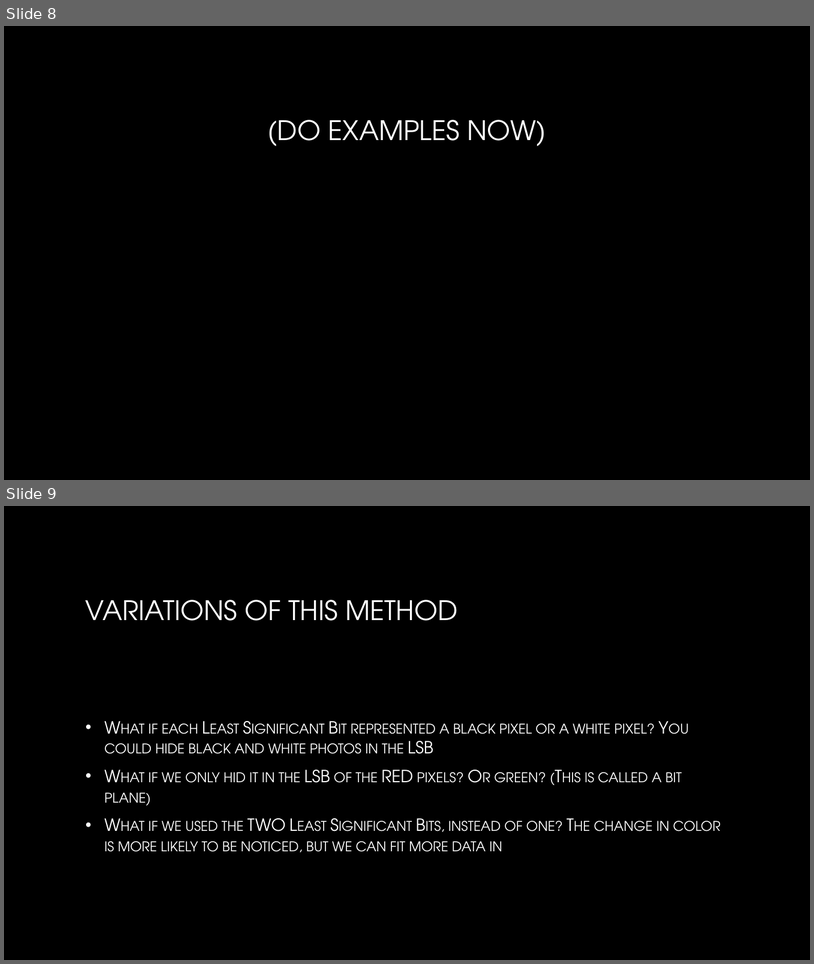
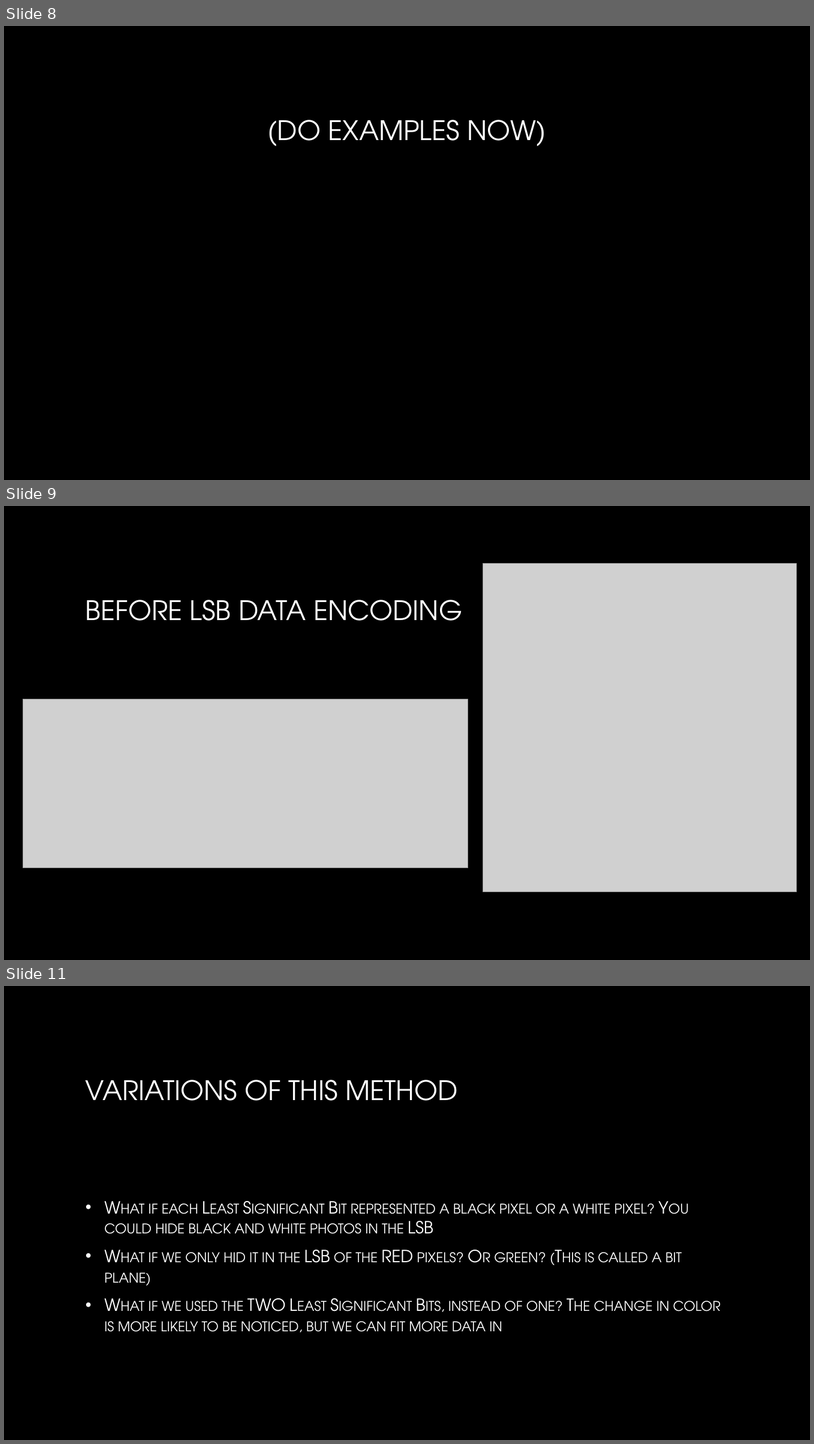
Before and after one commit to BYU-CSA/cyber-kickstart, a slide deck: Lesson 1 - Introduction to CTFs/LSB Steganography.pptx. Shown one above the other, each under a label of ours: slides 8 and 9 before the commit, slides 8, 9 and 11 after it; the slides between them are not shown. The pictures are 814x964 and 814x1444 pixels, drawn with LibreOffice and Linux fonts; fonts in the diff are those of the drawing; grey boxes stand for pictures; background and template pictures are left out. Boxes give left, top, right and bottom in pixels: in the first picture for what was removed or moved away, otherwise in the second. Text is boxed around its words. In the diff, an @@ line names an element or a change of style, - is before the commit and + after.

```diff
--- a/Lesson 1 - Introduction to CTFs/LSB Steganography.pptx
+++ b/Lesson 1 - Introduction to CTFs/LSB Steganography.pptx
@@ slide 9 added at bbox=[4, 506, 810, 960], background picture (left out) @@
@@ picture added at bbox=[483, 564, 797, 891] @@
@@ title added at bbox=[86, 600, 462, 621], 32 pt, text gradient #FFFFFF to #A6A6A6 @@
+BEFORE LSB DATA ENCODING
@@ picture added at bbox=[23, 699, 468, 868] @@
@@ what was slide 9 is now slide 11 @@
```
Also in this commit, not shown: 1 other slide added.
